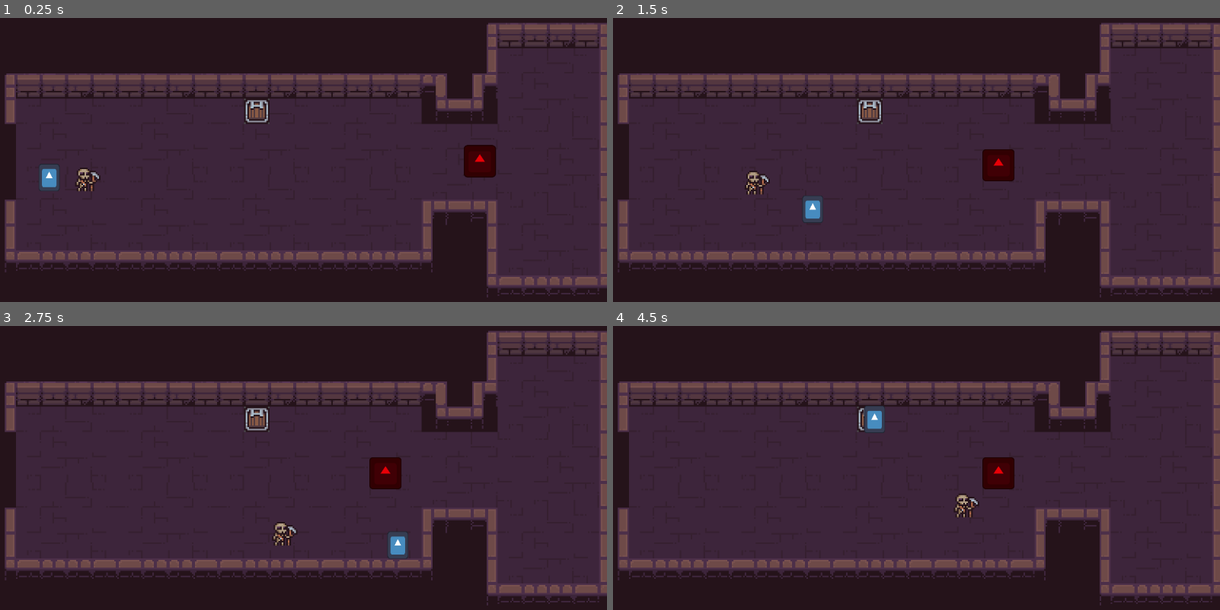
Above: before the commit, frames 1-4 (two rows, left to right).
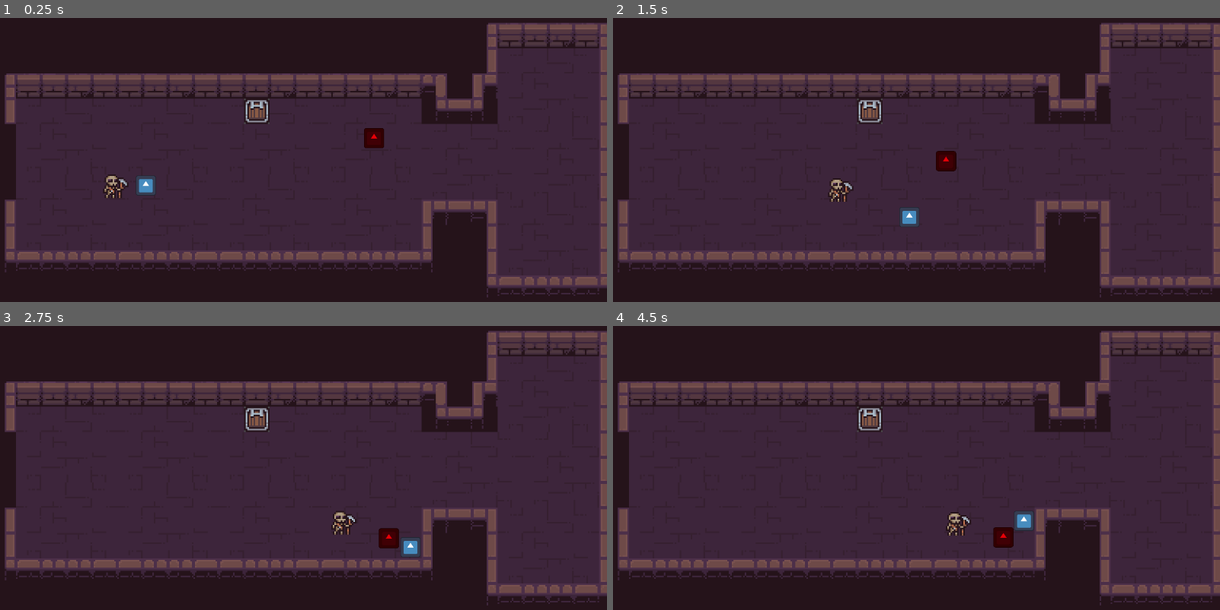
Above: after the commit, the same moments.

Repository: helionlf/Ex-companions
Game: Godot game, scene res://Scenes/lobby.tscn
The game is run twice, just before and just after one commit, with the same random seed, the same clock (stepped at 60 frames per second) and the same inputs. Before the commit the project starts from res://Testes/lobby.tscn. The engine's default icon, where the game draws it, is replaced by a stand-in: a white triangle on a blue panel in a dark square.
Inputs:
- Up to frame 1 (0.25 s): no input
- Up to frame 2 (1.5 s): hold Right (ui_right) 0.53-1.28 s; hold Down (ui_down) from 1.28 s (still down)
- Up to frame 3 (2.75 s): release Down (ui_down) at 2.03 s; hold Right (ui_right) from 2.03 s (still down)
- Up to frame 4 (4.5 s): release Right (ui_right) at 2.78 s; hold Up (ui_up) 2.78-3.53 s; hold Left (ui_left) from 3.53 s (still down)

The runs differ from the first frame. In frame 1, 1.6% of the frame differs, in the area x 6-82%, y 38-64%; in frame 2, 1.6%; in frame 3, 1.5%; in frame 4, 1.6%, in the area x 41-70%, y 28-79%.
Error before the commit: Invalid access to property or key 'owner_node' on a base object of type 'Area2D'. (res://Testes/hurtbox.gd:11)

Commit message:
restruturando arquivos e variáveis

Diff:
--- a/ex-companions-game/Testes/enemy.tscn
+++ b/ex-companions-game/Scenes/enemy.tscn
@@ -1,12 +1,12 @@
 [gd_scene format=3 uid="uid://bpncof2v6gajq"]
 
-[ext_resource type="Script" uid="uid://c3c7cny8g8q7f" path="res://Testes/enemy.gd" id="1_yhb46"]
+[ext_resource type="Script" uid="uid://c3c7cny8g8q7f" path="res://Scripts/enemy.gd" id="1_yhb46"]
 [ext_resource type="Texture2D" uid="uid://bx7nuvqqncprq" path="res://Testes/icon.svg" id="2_bonb4"]
-[ext_resource type="Script" uid="uid://dota6f4ux4v5e" path="res://Testes/hurtbox.gd" id="4_e6ek8"]
-[ext_resource type="Script" uid="uid://csgtb5fiax586" path="res://Testes/hitbox.gd" id="5_b5n7v"]
+[ext_resource type="Script" uid="uid://dota6f4ux4v5e" path="res://Scripts/hurtbox.gd" id="4_e6ek8"]
+[ext_resource type="Script" uid="uid://csgtb5fiax586" path="res://Scripts/hitbox.gd" id="5_b5n7v"]
 
 [sub_resource type="RectangleShape2D" id="RectangleShape2D_216o8"]
-size = Vector2(116, 118)
+size = Vector2(12, 12)
 
 [sub_resource type="SpriteFrames" id="SpriteFrames_k5ier"]
 animations = [{
@@ -20,10 +20,10 @@
 }]
 
 [sub_resource type="RectangleShape2D" id="RectangleShape2D_yhb46"]
-size = Vector2(131, 130)
+size = Vector2(14, 14)
 
 [sub_resource type="RectangleShape2D" id="RectangleShape2D_bonb4"]
-size = Vector2(201.13867, 198)
+size = Vector2(20.000004, 20)
 
 [node name="enemy" type="CharacterBody2D" unique_id=250368657]
 script = ExtResource("1_yhb46")
@@ -33,6 +33,7 @@
 
 [node name="AnimatedSprite2D" type="AnimatedSprite2D" parent="." unique_id=1185422785]
 modulate = Color(0.9074038, 0, 0.026757617, 1)
+scale = Vector2(0.1, 0.1)
 sprite_frames = SubResource("SpriteFrames_k5ier")
 autoplay = "default"
 
@@ -41,7 +42,6 @@
 owner_node = NodePath("..")
 
 [node name="CollisionShape2D" type="CollisionShape2D" parent="hurtbox" unique_id=749347778]
-position = Vector2(0.5, 1)
 shape = SubResource("RectangleShape2D_yhb46")
 debug_color = Color(0.84780556, 0.1303314, 0, 0.41960785)
 
@@ -50,7 +50,7 @@
 owner_node = NodePath("..")
 
 [node name="CollisionShape2D" type="CollisionShape2D" parent="hitbox" unique_id=955194785]
-position = Vector2(0.43066788, -2)
+position = Vector2(1.9073486e-06, 0)
 shape = SubResource("RectangleShape2D_bonb4")
 disabled = true
 
--- a/ex-companions-game/Testes/lobby.tscn
+++ b/ex-companions-game/Scenes/lobby.tscn
@@ -1,9 +1,9 @@
 [gd_scene format=3 uid="uid://xgfdtgbukka0"]
 
 [ext_resource type="Texture2D" uid="uid://d0ftp4vx0wdxm" path="res://Testes/Dungeon_Tileset.png" id="1_3nhmk"]
-[ext_resource type="PackedScene" uid="uid://b1ngqk71yj2v7" path="res://Testes/teste_companion.tscn" id="2_ssaqe"]
-[ext_resource type="PackedScene" uid="uid://djtiw6asvulim" path="res://Testes/player.tscn" id="4_6c803"]
-[ext_resource type="PackedScene" uid="uid://bpncof2v6gajq" path="res://Testes/enemy.tscn" id="4_cdtcn"]
+[ext_resource type="PackedScene" uid="uid://b1ngqk71yj2v7" path="res://Scenes/teste_companion.tscn" id="2_ssaqe"]
+[ext_resource type="PackedScene" uid="uid://djtiw6asvulim" path="res://Scenes/player.tscn" id="4_6c803"]
+[ext_resource type="PackedScene" uid="uid://bpncof2v6gajq" path="res://Scenes/enemy.tscn" id="4_cdtcn"]
 
 [sub_resource type="TileSetAtlasSource" id="TileSetAtlasSource_6c803"]
 texture = ExtResource("1_3nhmk")
@@ -148,9 +148,6 @@
 format = 2
 layer_0/tile_data = PackedInt32Array(655379, 393216, 0, 720915, 393216, 1, 786451, 393216, 2, 655380, 458752, 0, 720916 …(9326 unchanged characters)…
 
-[node name="TesteCompanion" parent="." unique_id=1145659430 instance=ExtResource("2_ssaqe")]
-position = Vector2(368, 165)
-
 [node name="Area2D" type="Area2D" parent="." unique_id=274382906]
 
 [node name="CollisionShape2D" type="CollisionShape2D" parent="Area2D" unique_id=328642422]
@@ -163,10 +160,11 @@
 zoom = Vector2(3, 3)
 
 [node name="player" parent="." unique_id=250368657 instance=ExtResource("4_6c803")]
-position = Vector2(325, 162)
-scale = Vector2(0.103276804, 0.13718262)
+position = Vector2(386, 167)
+
+[node name="TesteCompanion" parent="." unique_id=1145659430 instance=ExtResource("2_ssaqe")]
+position = Vector2(367, 168)
 
 [node name="enemy" parent="." unique_id=1907062819 node_paths=PackedStringArray("target") groups=["Enemy"] instance=ExtResource("4_cdtcn")]
-position = Vector2(613.00006, 151)
-scale = Vector2(0.16000012, 0.16000012)
+position = Vector2(530, 137)
 target = NodePath("../player")
--- a/ex-companions-game/Testes/player.tscn
+++ b/ex-companions-game/Scenes/player.tscn
@@ -1,8 +1,8 @@
 [gd_scene format=3 uid="uid://djtiw6asvulim"]
 
-[ext_resource type="Script" uid="uid://ymjy07vheyy8" path="res://Testes/player.gd" id="1_g40ei"]
+[ext_resource type="Script" uid="uid://ymjy07vheyy8" path="res://Scripts/player.gd" id="1_g40ei"]
 [ext_resource type="Texture2D" uid="uid://bx7nuvqqncprq" path="res://Testes/icon.svg" id="2_druas"]
-[ext_resource type="Script" uid="uid://dota6f4ux4v5e" path="res://Testes/hurtbox.gd" id="3_k5ier"]
+[ext_resource type="Script" uid="uid://dota6f4ux4v5e" path="res://Scripts/hurtbox.gd" id="3_k5ier"]
 
 [sub_resource type="SpriteFrames" id="SpriteFrames_k5ier"]
 animations = [{
@@ -16,16 +16,19 @@
 }]
 
 [sub_resource type="RectangleShape2D" id="RectangleShape2D_216o8"]
-size = Vector2(116, 118)
+size = Vector2(14, 14)
+
+[sub_resource type="RectangleShape2D" id="RectangleShape2D_6t5aa"]
+size = Vector2(12, 12)
 
 [node name="player" type="CharacterBody2D" unique_id=250368657 groups=["Player"]]
 script = ExtResource("1_g40ei")
 
 [node name="AnimatedSprite2D" type="AnimatedSprite2D" parent="." unique_id=1185422785]
+scale = Vector2(0.1, 0.1)
 sprite_frames = SubResource("SpriteFrames_k5ier")
 
 [node name="CollisionShape2D" type="CollisionShape2D" parent="." unique_id=1012985569]
-position = Vector2(-1, 1)
 shape = SubResource("RectangleShape2D_216o8")
 
 [node name="hurtbox" type="Area2D" parent="." unique_id=783304610 node_paths=PackedStringArray("owner_node") groups=["hurtbox"]]
@@ -33,8 +36,7 @@
 owner_node = NodePath("..")
 
 [node name="CollisionShape2D" type="CollisionShape2D" parent="hurtbox" unique_id=1469659059]
-position = Vector2(0.5, 0.5)
-shape = SubResource("RectangleShape2D_216o8")
+shape = SubResource("RectangleShape2D_6t5aa")
 debug_color = Color(0.84780556, 0.1303314, 0, 0.41960785)
 
 [connection signal="area_entered" from="hurtbox" to="hurtbox" method="_on_area_entered"]
--- a/ex-companions-game/Testes/teste_companion.tscn
+++ b/ex-companions-game/Scenes/teste_companion.tscn
@@ -1,9 +1,9 @@
 [gd_scene format=3 uid="uid://b1ngqk71yj2v7"]
 
-[ext_resource type="Script" path="res://Testes/teste_companion.gd" id="1_2xmlj"]
+[ext_resource type="Script" uid="uid://ma4ivt4np7l6" path="res://Scripts/teste_companion.gd" id="1_2xmlj"]
 [ext_resource type="Texture2D" uid="uid://btopn7tfx3q37" path="res://Testes/Dungeon_Character.png" id="1_3xrrq"]
-[ext_resource type="Script" uid="uid://dota6f4ux4v5e" path="res://Testes/hurtbox.gd" id="3_baj2b"]
-[ext_resource type="Script" uid="uid://csgtb5fiax586" path="res://Testes/hitbox.gd" id="4_8r4ol"]
+[ext_resource type="Script" uid="uid://dota6f4ux4v5e" path="res://Scripts/hurtbox.gd" id="3_baj2b"]
+[ext_resource type="Script" uid="uid://csgtb5fiax586" path="res://Scripts/hitbox.gd" id="4_8r4ol"]
 
 [sub_resource type="RectangleShape2D" id="RectangleShape2D_baj2b"]
 size = Vector2(13, 15)
--- a/ex-companions-game/Testes/enemy.gd
+++ b/ex-companions-game/Scripts/enemy.gd
@@ -4,8 +4,8 @@
 @export var speed = 65.0
 @export var health = 5
 
-@export var chase_range = 500.0
-@export var attack_range = 150.0
+@export var chase_range = 100.0
+@export var attack_range = 15.0
 
 @export var target: CharacterBody2D
 
Renamed: ex-companions-game/Testes/enemy.gd.uid -> ex-companions-game/Scripts/enemy.gd.uid
Renamed: ex-companions-game/Testes/hitbox.gd -> ex-companions-game/Scripts/hitbox.gd
Renamed: ex-companions-game/Testes/hitbox.gd.uid -> ex-companions-game/Scripts/hitbox.gd.uid
Renamed: ex-companions-game/Testes/hurtbox.gd -> ex-companions-game/Scripts/hurtbox.gd
Renamed: ex-companions-game/Testes/hurtbox.gd.uid -> ex-companions-game/Scripts/hurtbox.gd.uid
Renamed: ex-companions-game/Testes/player.gd -> ex-companions-game/Scripts/player.gd
Renamed: ex-companions-game/Testes/player.gd.uid -> ex-companions-game/Scripts/player.gd.uid
Renamed: ex-companions-game/Testes/teste_companion.gd -> ex-companions-game/Scripts/teste_companion.gd
Renamed: ex-companions-game/Testes/teste_companion.gd.uid -> ex-companions-game/Scripts/teste_companion.gd.uid
